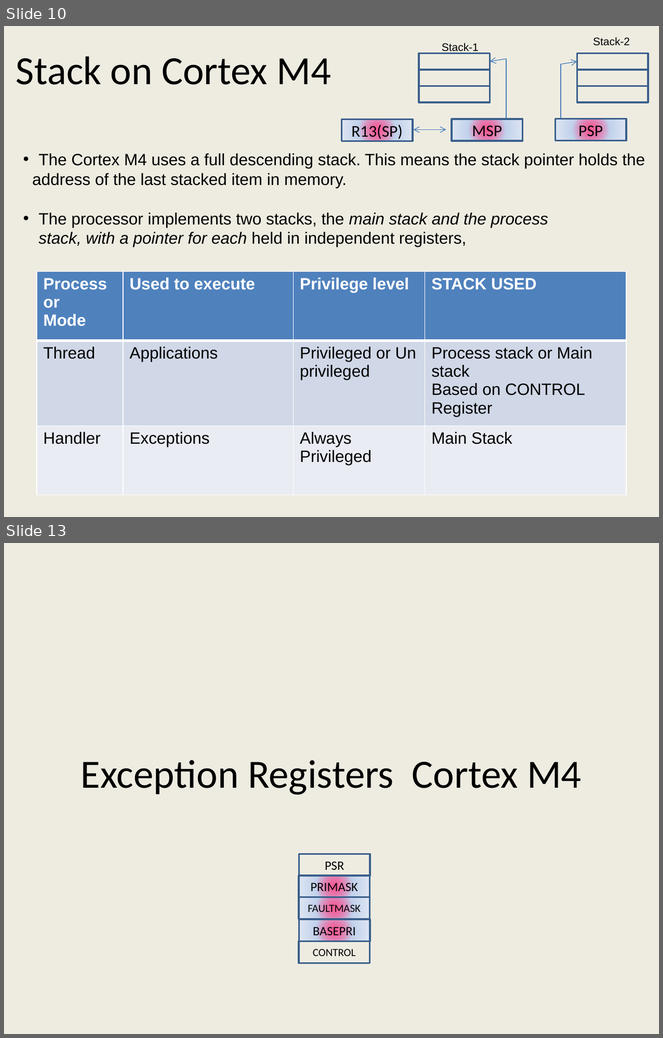
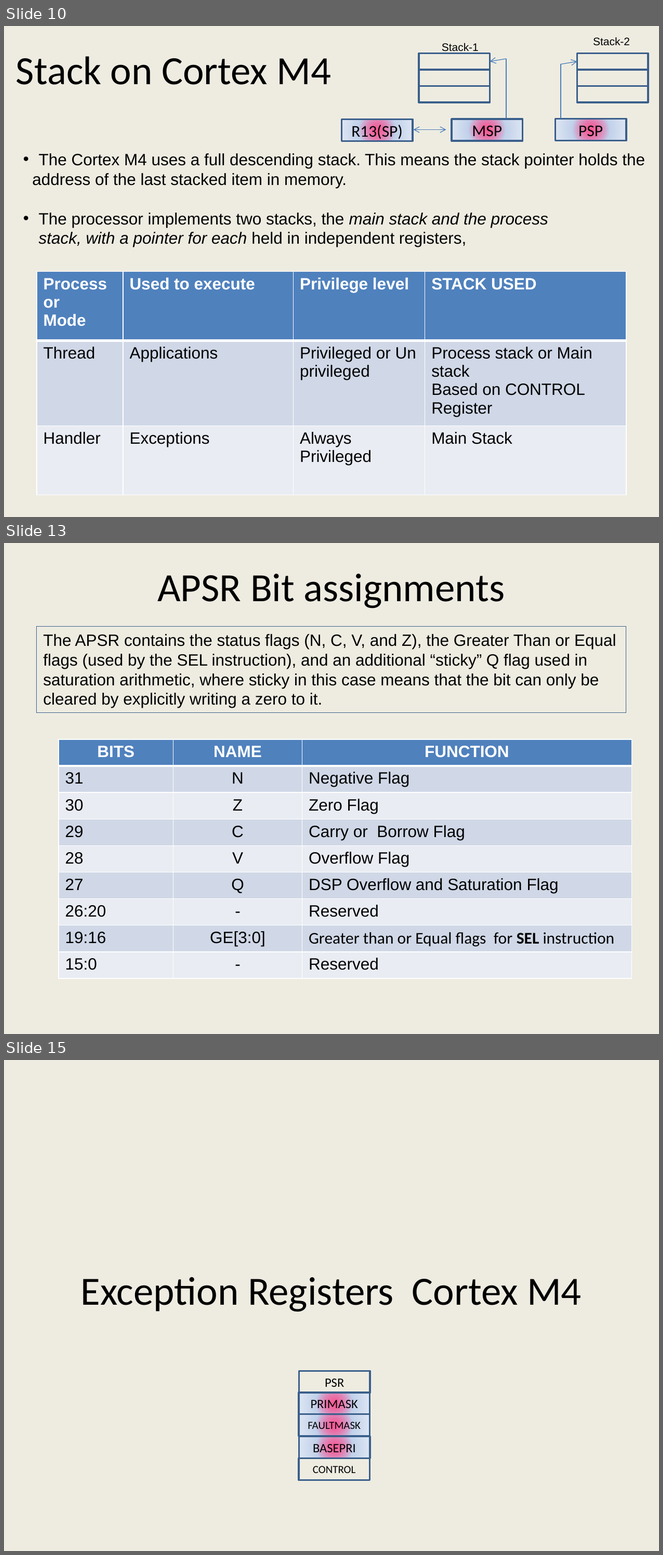
Before and after one commit to girishsukukumar/ARM-Architecture, a slide deck: Module-4.pptx. Shown one above the other, each under a label of ours: slides 10 and 13 before the commit, slides 10, 13 and 15 after it; the slides between them are not shown. The pictures are 663x1038 and 663x1555 pixels, drawn with LibreOffice and Linux fonts; fonts in the diff are those of the drawing. Boxes give left, top, right and bottom in pixels: in the first picture for what was removed or moved away, otherwise in the second. Text is boxed around its words. In the diff, an @@ line names an element or a change of style, - is before the commit and + after.

```diff
--- a/Module-4.pptx
+++ b/Module-4.pptx
@@ slide 13 added at <box>4,543,659,1034</box>, background #EEECE1 @@
@@ text added at <box>157,574,505,609</box>, 44 pt, text #000000 @@
+APSR Bit assignments
@@ rectangle added at <box>37,627,626,713</box>, outline #3A5F8C 0.75 pt, 18 pt, text #000000 @@
+The APSR contains the status flags (N, C, V, and Z), the Greater Than or Equal flags (used by the SEL instruction), and an additional “sticky” Q flag used in saturation arithmetic, where sticky in this case means that the bit can only be cleared by explicitly writing a zero to it.
@@ table added at <box>59,740,632,979</box>, 9 rows, 3 columns @@
+BITS | NAME | FUNCTION
+31 | N | Negative Flag
+30 | Z | Zero Flag
+29 | C | Carry or Borrow Flag
+28 | V | Overflow Flag
+27 | Q | DSP Overflow and Saturation Flag
+26:20 | - | Reserved
+19:16 | GE[3:0] | Greater than or Equal flags for SEL instruction
+15:0 | - | Reserved
@@ what was slide 13 is now slide 15 @@
```
Also in this commit, not shown: 2 slides changed, 1 other slide added.
